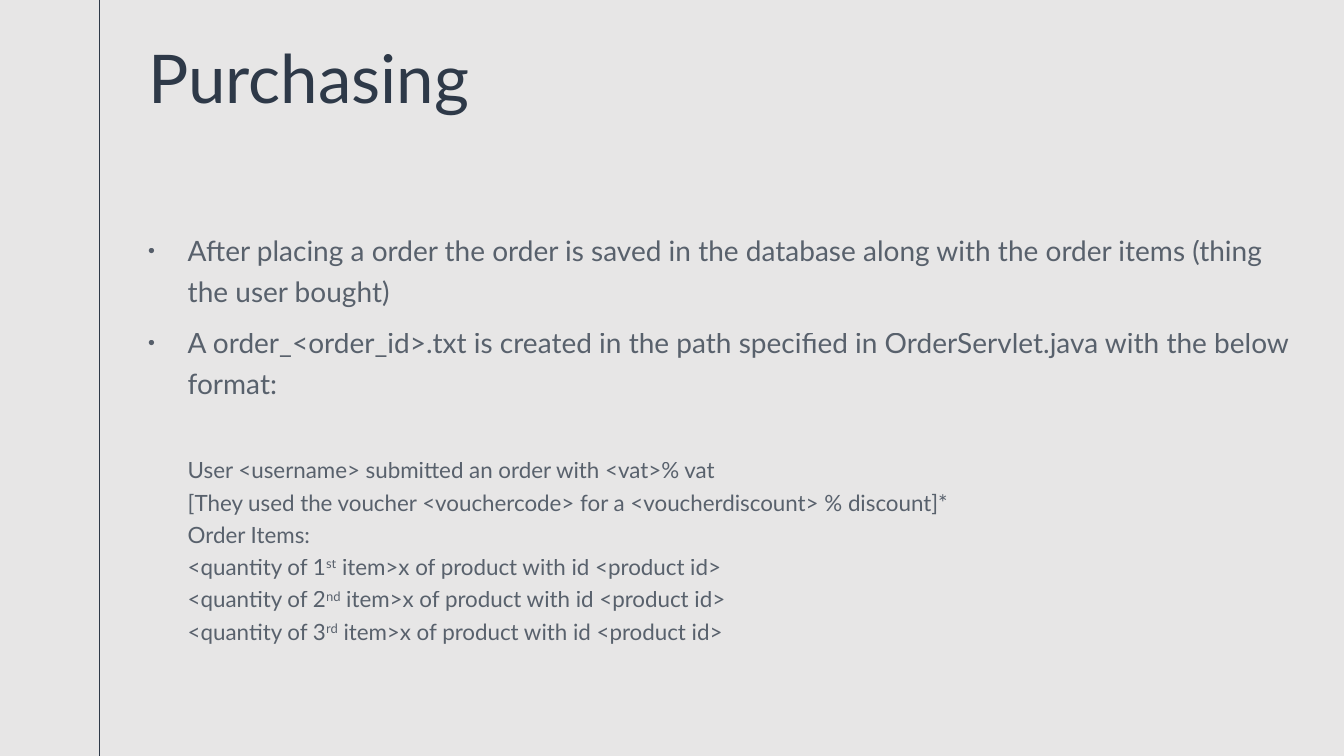
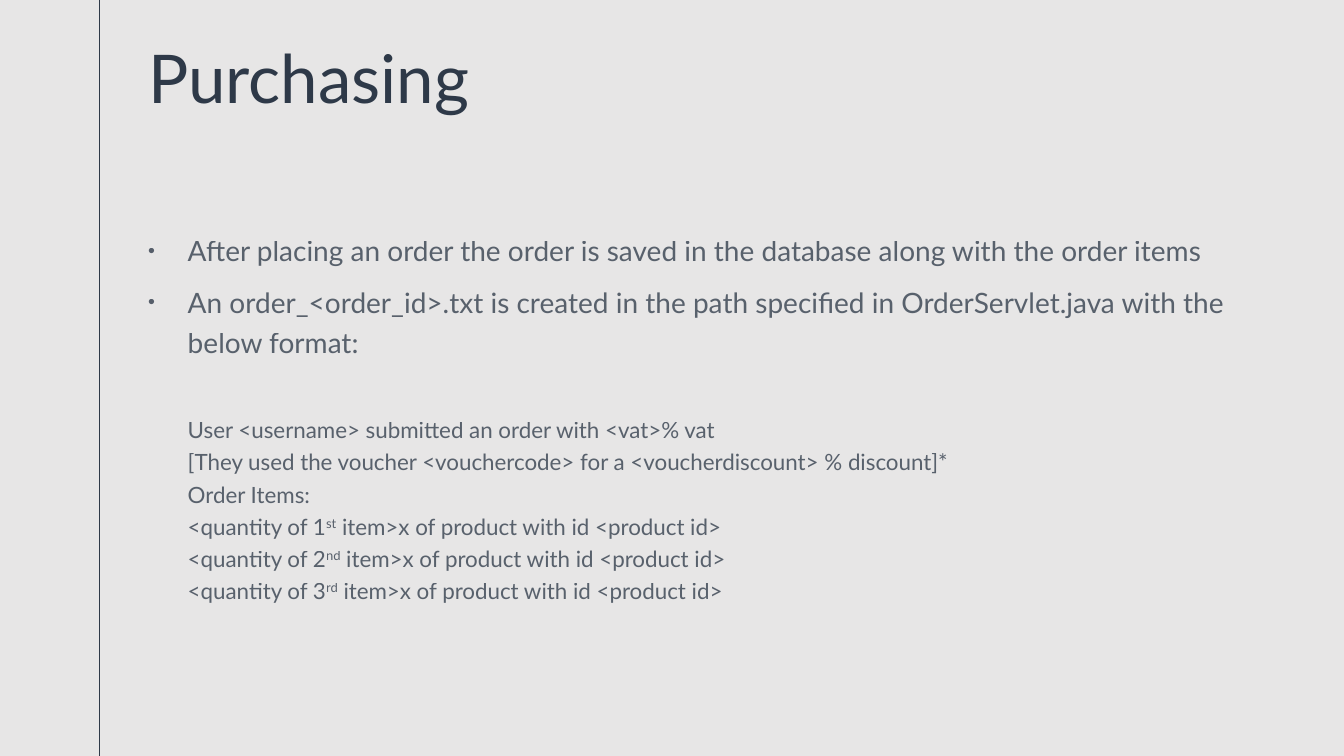
Before and after one commit to antoniosValmas/appathon, a slide deck: slide 11 of Appathon/092020 Appathon.pptx. Drawn at 1344x756 pixels with LibreOffice and Linux fonts; fonts in the diff are those of the drawing. Boxes give left, top, right and bottom in pixels: in the first picture for what was removed or moved away, otherwise in the second. Text is boxed around its words. In the diff, an @@ line names an element or a change of style, - is before the commit and + after.

Commit message:
Fix typos in presentation

```diff
--- a/Appathon/092020 Appathon.pptx
+++ b/Appathon/092020 Appathon.pptx
@@ text at [188,241,1223,353]: text changed @@
-• After placing a order the order is saved in the database along with the order items (thing the user bought)
-• A order_<order_id>.txt is created in the path specified in OrderServlet.java with the below format:
+• After placing an order the order is saved in the database along with the order items
+• An order_<order_id>.txt is created in the path specified in OrderServlet.java with the below format:
```
Also in this commit, not shown: 6 other slides changed.
